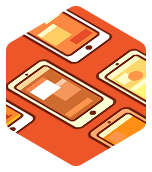
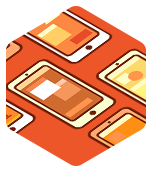
Layered file, before and after one edit (152×172). Changes by layer:
renamed "phone05" to "ani01", painted on it over (x1=6, y1=40, x2=23, y2=62)
